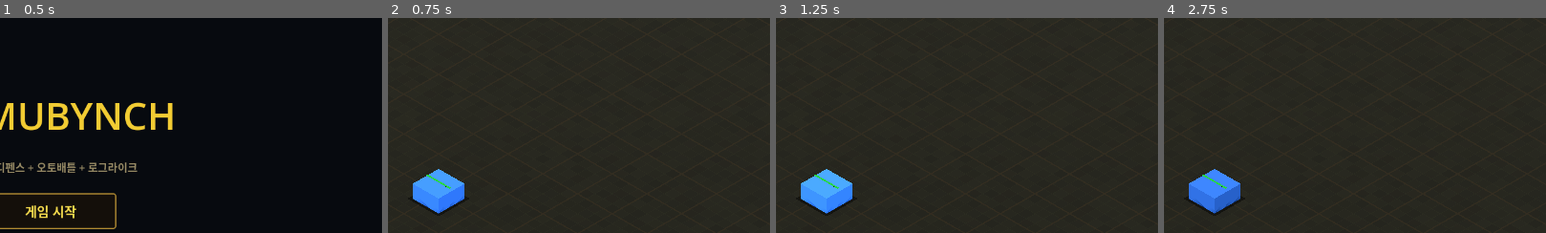
Above: before the commit, frames 1-4 (left to right).
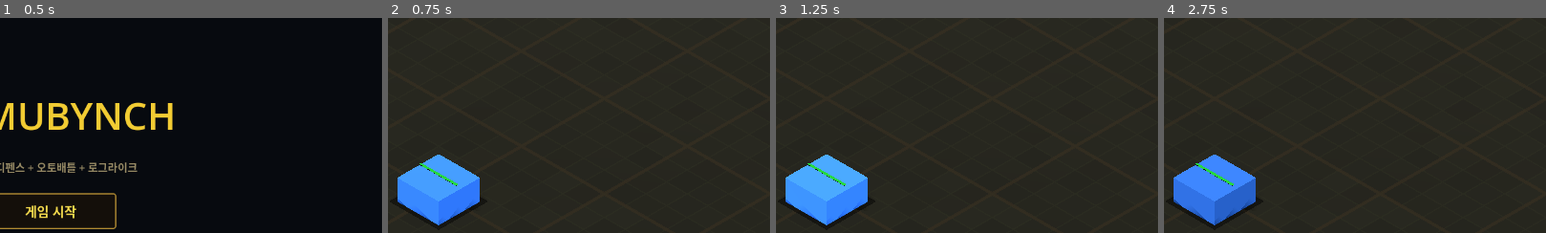
Above: after the commit, the same moments.

Repository: kingkingburger/sikmubynch
Game: Godot game, scene res://scenes/main/title.tscn
Two runs of this game, one before a commit and one after it. Both use one fixed random seed, a clock stepped at 60 frames per second and the inputs below. Sound files missing from this copy of the repository are replaced by a short silence.
Inputs:
- Up to frame 1 (0.5 s): no input
- Up to frame 2 (0.75 s): click "게임 시작" at 0.5 s
- Up to frame 3 (1.25 s): no input
- Up to frame 4 (2.75 s): click "[1] 바리케이드 $10" at 1.25 s; click "[2] 타워 $50" at 2 s
The pictures show only the part of the screen within x 43-93%, y 9-59%; the shares and areas given below are measured in that part.

Frame 1 is identical in both runs. In frame 2, 3.2% of the frame differs, in the area x 2-25%, y 63-97%; in frame 3, 3.2%; in frame 4, 3.3%.

Commit message:
조작감 개선 + FlowField 4배 최적화 + 림라이팅
- 우클릭 드래그 카메라 팬 (스타크래프트 스타일)
- 엣지 스크롤 제거, 드래그 방향 반전 수정
- FlowField 반해상도 128x128 BFS (65K→16K셀, 4배 빠름)
- 적이 FlowField autoload 직접 조회 (캐싱 제거)
- 건물 배치 시 FlowField 0.3초 지연 재계산
- 시작 줌 22 (HQ 가깝게), 카메라 속도 35
- 지면 384x384 (맵+여유 128), 카메라 패딩 보정
- 보상 카드 선택 중 게임시간 계속 진행
- 유닛/적 림라이팅 + 유닛 머리 메쉬 추가

Co-Authored-By: Claude Opus 4.6 (1M context) <noreply@anthropic.com>

Diff:
--- a/project/autoloads/flow_field.gd
+++ b/project/autoloads/flow_field.gd
@@ -1,6 +1,12 @@
 extends Node
 
+## 256x256 맵을 반해상도(128x128)로 BFS — 4배 빠름
+## 외부 API는 월드 좌표 사용, 내부에서 자동 변환
+
 const MAP_SIZE := 256
+const FLOW_RES := 2        # 2x2 월드 셀 → 1 플로우 셀
+const FLOW_GRID := 128     # MAP_SIZE / FLOW_RES
+
 const DIRECTIONS := [
 	Vector2i(1, 0), Vector2i(-1, 0), Vector2i(0, 1), Vector2i(0, -1),
 	Vector2i(1, 1), Vector2i(1, -1), Vector2i(-1, 1), Vector2i(-1, -1)
@@ -10,30 +16,43 @@
 var _cost_field: Dictionary = {}
 var _obstacles: Dictionary = {}
 
-func get_field() -> Dictionary:
-	return _field
-
-func set_obstacle(pos: Vector2i, is_obstacle: bool) -> void:
+## 월드 좌표로 장애물 설정
+func set_obstacle(world_pos: Vector2i, is_obstacle: bool) -> void:
+	var fpos := Vector2i(world_pos.x / FLOW_RES, world_pos.y / FLOW_RES)
 	if is_obstacle:
-		_obstacles[pos] = true
+		_obstacles[fpos] = true
 	else:
-		_obstacles.erase(pos)
+		_obstacles.erase(fpos)
 
 func set_obstacles_bulk(positions: Array, is_obstacle: bool) -> void:
 	for pos in positions:
 		set_obstacle(pos, is_obstacle)
 
-func recalculate(targets: Array) -> void:
+## 월드 좌표에서 이동 방향 조회
+func get_direction(world_x: float, world_z: float) -> Vector2:
+	var fx := int(world_x) / FLOW_RES
+	var fz := int(world_z) / FLOW_RES
+	var cell := Vector2i(fx, fz)
+	if _field.has(cell):
+		return _field[cell]
+	return Vector2.ZERO
+
+## 월드 좌표 타겟으로 재계산
+func recalculate(world_targets: Array) -> void:
 	_cost_field.clear()
 	_field.clear()
 
-	# BFS from target cells outward
+	# Convert targets to flow coords (deduplicate)
 	var queue: Array = []
-	for t in targets:
-		var cell := t as Vector2i
-		_cost_field[cell] = 0
-		queue.append(cell)
+	var seen: Dictionary = {}
+	for t in world_targets:
+		var ft := Vector2i(t.x / FLOW_RES, t.y / FLOW_RES)
+		if not seen.has(ft):
+			seen[ft] = true
+			_cost_field[ft] = 0
+			queue.append(ft)
 
+	# BFS on 128x128 grid
 	var head := 0
 	while head < queue.size():
 		var current: Vector2i = queue[head]
@@ -42,18 +61,17 @@
 
 		for dir in DIRECTIONS:
 			var neighbor: Vector2i = current + dir
-			if neighbor.x < 0 or neighbor.x >= MAP_SIZE or neighbor.y < 0 or neighbor.y >= MAP_SIZE:
+			if neighbor.x < 0 or neighbor.x >= FLOW_GRID or neighbor.y < 0 or neighbor.y >= FLOW_GRID:
 				continue
 			if _obstacles.has(neighbor):
 				continue
-			# Diagonal cost = 14, cardinal cost = 10
 			var move_cost := 14 if (dir.x != 0 and dir.y != 0) else 10
 			var new_cost := current_cost + move_cost
 			if not _cost_field.has(neighbor) or new_cost < _cost_field[neighbor]:
 				_cost_field[neighbor] = new_cost
 				queue.append(neighbor)
 
-	# Build direction field from cost field
+	# Build direction field
 	for cell in _cost_field:
 		if _cost_field[cell] == 0:
 			_field[cell] = Vector2.ZERO
@@ -66,3 +84,7 @@
 				best_cost = _cost_field[neighbor]
 				best_dir = Vector2(float(dir.x), float(dir.y)).normalized()
 		_field[cell] = best_dir
+
+## 하위 호환용
+func get_field() -> Dictionary:
+	return _field
--- a/project/scenes/enemies/enemy.gd
+++ b/project/scenes/enemies/enemy.gd
@@ -8,7 +8,7 @@
 var data: EnemyData
 var current_hp: float
 var target_position: Vector3
-var flow_field: Dictionary = {}
+var flow_field: Dictionary = {}  # Legacy — enemies now use FlowField autoload directly
 
 var _dead: bool = false
 var _attack_target: BaseBuilding = null
@@ -129,10 +129,13 @@
 	_body_mat = StandardMaterial3D.new()
 	var c: Color = data.color if data else Color.RED
 	_body_mat.albedo_color = c
-	_body_mat.roughness = 0.5
+	_body_mat.roughness = 0.35
 	_body_mat.emission_enabled = true
 	_body_mat.emission = c * 0.5
-	_body_mat.emission_energy_multiplier = 1.8
+	_body_mat.emission_energy_multiplier = 2.0
+	_body_mat.rim_enabled = true
+	_body_mat.rim = 0.5
+	_body_mat.rim_tint = 0.3
 	_mesh_instance.material_override = _body_mat
 	_body_pivot.add_child(_mesh_instance)
 
@@ -385,13 +388,9 @@
 	_animate(delta)
 
 func _get_move_direction() -> Vector3:
-	if not flow_field.is_empty():
-		var gx := int(floor(global_position.x))
-		var gz := int(floor(global_position.z))
-		var cell := Vector2i(gx, gz)
-		if flow_field.has(cell):
-			var flow_dir: Vector2 = flow_field[cell]
-			return Vector3(flow_dir.x, 0.0, flow_dir.y).normalized()
+	var flow_dir := FlowField.get_direction(global_position.x, global_position.z)
+	if flow_dir != Vector2.ZERO:
+		return Vector3(flow_dir.x, 0.0, flow_dir.y).normalized()
 	var my_pos := Vector3(global_position.x, 0.0, global_position.z)
 	var tgt := Vector3(target_position.x, 0.0, target_position.z)
 	return (tgt - my_pos).normalized()
--- a/project/scenes/main/game.gd
+++ b/project/scenes/main/game.gd
@@ -64,8 +64,11 @@
 
 # Camera control
 var _cam_center := Vector2(128.0, 128.0)
-var _cam_zoom: float = 35.0
-const CAM_SPEED := 25.0
+var _cam_zoom: float = 22.0
+const CAM_SPEED := 35.0
+var _right_dragging: bool = false
+var _flow_dirty: bool = false
+var _flow_timer: float = 0.0
 const CAM_ZOOM_MIN := 18.0
 const CAM_ZOOM_MAX := 120.0
 const CAM_DIST := 50.0
@@ -171,18 +174,18 @@
 func _process(delta: float) -> void:
 	if GameManager.is_game_over:
 		return
-	# Camera WASD movement
+	# Camera WASD
 	var cam_dir := Vector2.ZERO
 	if Input.is_key_pressed(KEY_W): cam_dir.y -= 1.0
 	if Input.is_key_pressed(KEY_S): cam_dir.y += 1.0
 	if Input.is_key_pressed(KEY_A): cam_dir.x -= 1.0
 	if Input.is_key_pressed(KEY_D): cam_dir.x += 1.0
 	if cam_dir != Vector2.ZERO:
-		# Rotate by 45 degrees for isometric view
 		var rotated := cam_dir.rotated(deg_to_rad(-45.0))
 		_cam_center += rotated.normalized() * CAM_SPEED * delta
-		_cam_center.x = clampf(_cam_center.x, 0.0, float(MAP_SIZE))
-		_cam_center.y = clampf(_cam_center.y, 0.0, float(MAP_SIZE))
+		var pad := _cam_zoom * 0.3
+		_cam_center.x = clampf(_cam_center.x, pad, float(MAP_SIZE) - pad)
+		_cam_center.y = clampf(_cam_center.y, pad, float(MAP_SIZE) - pad)
 		_update_camera_position()
 	# Debug overlay — uses cached counters, no tree scan
 	if _debug_visible and _debug_label:
@@ -194,10 +197,17 @@
 		_event_timer -= delta
 		if _event_timer <= 0.0 and _event_label:
 			_event_label.visible = false
+	# Deferred FlowField recalculation (avoid lag on build)
+	if _flow_dirty:
+		_flow_timer += delta
+		if _flow_timer >= 0.3:
+			_flow_dirty = false
+			_flow_timer = 0.0
+			_recalculate_flow_field()
 	# Gradual enemy spawning
 	_process_spawn_queue()
 	# Pause wave countdown during card/choice selection
-	if _between_waves and not _awaiting_card and not _awaiting_choice:
+	if _between_waves and not _awaiting_choice:
 		_wave_countdown -= delta
 		_update_hud()
 		if _wave_countdown <= 0.0:
@@ -259,7 +269,7 @@
 func _setup_ground() -> void:
 	var ground := MeshInstance3D.new()
 	var plane := PlaneMesh.new()
-	plane.size = Vector2(MAP_SIZE, MAP_SIZE)
+	plane.size = Vector2(MAP_SIZE + 128, MAP_SIZE + 128)
 	var shader_mat := ShaderMaterial.new()
 	var shader := Shader.new()
 	shader.code = """
@@ -919,7 +929,6 @@
 
 	var templates := _create_enemy_templates(wave_num)
 	var hq_pos := Vector3(128.5, 0.0, 128.5)
-	var field := FlowField.get_field()
 
 	# Queue enemies for gradual spawning instead of all at once
 	for i in enemy_count:
@@ -927,7 +936,6 @@
 		_spawn_queue.append({
 			"template": template,
 			"hq_pos": hq_pos,
-			"field": field,
 			"edge": _random_edge_position(),
 		})
 
@@ -943,7 +951,6 @@
 		var enemy: Node3D = enemy_scene.instantiate()
 		enemy.set("data", info["template"])
 		enemy.set("target_position", info["hq_pos"])
-		enemy.set("flow_field", info["field"])
 		enemy.position = Vector3(info["edge"].x, 0.0, info["edge"].y)
 		enemy.connect("died", _on_enemy_died)
 		if enemy.has_signal("drop_mineral"):
@@ -989,6 +996,16 @@
 func _input(event: InputEvent) -> void:
 	if event is InputEventMouseMotion:
 		_update_ghost(event.position)
+		# Right-click drag camera (StarCraft style)
+		if _right_dragging:
+			var spd := _cam_zoom * 0.004
+			var cam_delta := Vector2(-event.relative.x, -event.relative.y) * spd
+			cam_delta = cam_delta.rotated(deg_to_rad(-45.0))
+			_cam_center += cam_delta
+			var pad := _cam_zoom * 0.3
+			_cam_center.x = clampf(_cam_center.x, pad, float(MAP_SIZE) - pad)
+			_cam_center.y = clampf(_cam_center.y, pad, float(MAP_SIZE) - pad)
+			_update_camera_position()
 		# Drag build for barricades
 		if _dragging and _selected_slot == 0:
 			_try_drag_build(event.position)
@@ -1001,6 +1018,9 @@
 		elif event.button_index == MOUSE_BUTTON_WHEEL_DOWN and event.pressed:
 			_cam_zoom = minf(_cam_zoom + 3.0, CAM_ZOOM_MAX)
 			_update_camera_position()
+		# Right-click drag
+		if event.button_index == MOUSE_BUTTON_RIGHT:
+			_right_dragging = event.pressed
 		# Drag start/stop
 		if event.button_index == MOUSE_BUTTON_LEFT:
 			if event.pressed:
@@ -1098,7 +1118,7 @@
 	_buildings_count += 1
 	building_grid[grid_pos] = building
 	FlowField.set_obstacle(grid_pos, true)
-	_recalculate_flow_field()
+	_flow_dirty = true
 	AudioManager.play_sfx_by_name("build")
 	if bd.trait_type >= 0:
 		SynergyManager.add_trait(bd.trait_type)
@@ -1202,7 +1222,7 @@
 	_buildings_count += 1
 	building_grid[grid_pos] = building
 	FlowField.set_obstacle(grid_pos, true)
-	_recalculate_flow_field()
+	_flow_dirty = true
 
 func _on_unit_spawned() -> void:
 	_units_alive += 1
@@ -1218,7 +1238,7 @@
 			SynergyManager.remove_trait(b.data.trait_type)
 	building_grid.erase(grid_pos)
 	FlowField.set_obstacle(grid_pos, false)
-	_recalculate_flow_field()
+	_flow_dirty = true
 
 func _on_enemy_died() -> void:
 	enemies_alive -= 1
@@ -1254,11 +1274,6 @@
 		for dz in 3:
 			targets.append(Vector2i(127 + dx, 127 + dz))
 	FlowField.recalculate(targets)
-	# Update existing enemies with new field
-	var field := FlowField.get_field()
-	for enemy in get_tree().get_nodes_in_group("enemies"):
-		if is_instance_valid(enemy):
-			enemy.set("flow_field", field)
 
 func _on_slot_pressed(slot_index: int) -> void:
 	_selected_slot = slot_index
--- a/project/scenes/units/unit.gd
+++ b/project/scenes/units/unit.gd
@@ -112,12 +112,49 @@
 	_body_mat = StandardMaterial3D.new()
 	var c: Color = data.color if data else Color.BLUE
 	_body_mat.albedo_color = c
-	_body_mat.roughness = 0.5
+	_body_mat.roughness = 0.4
 	_body_mat.emission_enabled = true
-	_body_mat.emission = c * 0.3
-	_body_mat.emission_energy_multiplier = 1.2
+	_body_mat.emission = c * 0.4
+	_body_mat.emission_energy_multiplier = 1.5
+	_body_mat.rim_enabled = true
+	_body_mat.rim = 0.45
+	_body_mat.rim_tint = 0.25
 	_mesh_instance.material_override = _body_mat
 	_body_pivot.add_child(_mesh_instance)
+
+	# Head
+	var head := MeshInstance3D.new()
+	var head_mesh := SphereMesh.new()
+	var unit_type_h: int = data.unit_type if data else UnitData.UnitType.SOLDIER
+	match unit_type_h:
+		UnitData.UnitType.SOLDIER:
+			head_mesh.radius = 0.11
+			head_mesh.height = 0.22
+			head.position = Vector3(0.0, _base_mesh_y + 0.28, 0.0)
+		UnitData.UnitType.ARCHER:
+			head_mesh.radius = 0.09
+			head_mesh.height = 0.18
+			head.position = Vector3(0.0, _base_mesh_y + 0.32, 0.0)
+		UnitData.UnitType.TANKER:
+			head_mesh.radius = 0.13
+			head_mesh.height = 0.26
+			head.position = Vector3(0.0, _base_mesh_y + 0.25, 0.0)
+		_:
+			head_mesh.radius = 0.1
+			head_mesh.height = 0.2
+			head.position = Vector3(0.0, _base_mesh_y + 0.2, 0.0)
+	head.mesh = head_mesh
+	var head_mat := StandardMaterial3D.new()
+	head_mat.albedo_color = c.lightened(0.15)
+	head_mat.roughness = 0.3
+	head_mat.emission_enabled = true
+	head_mat.emission = c * 0.3
+	head_mat.emission_energy_multiplier = 1.2
+	head_mat.rim_enabled = true
+	head_mat.rim = 0.5
+	head_mat.rim_tint = 0.2
+	head.material_override = head_mat
+	_body_pivot.add_child(head)
 
 	# Weapon
 	_build_weapon(unit_type)
